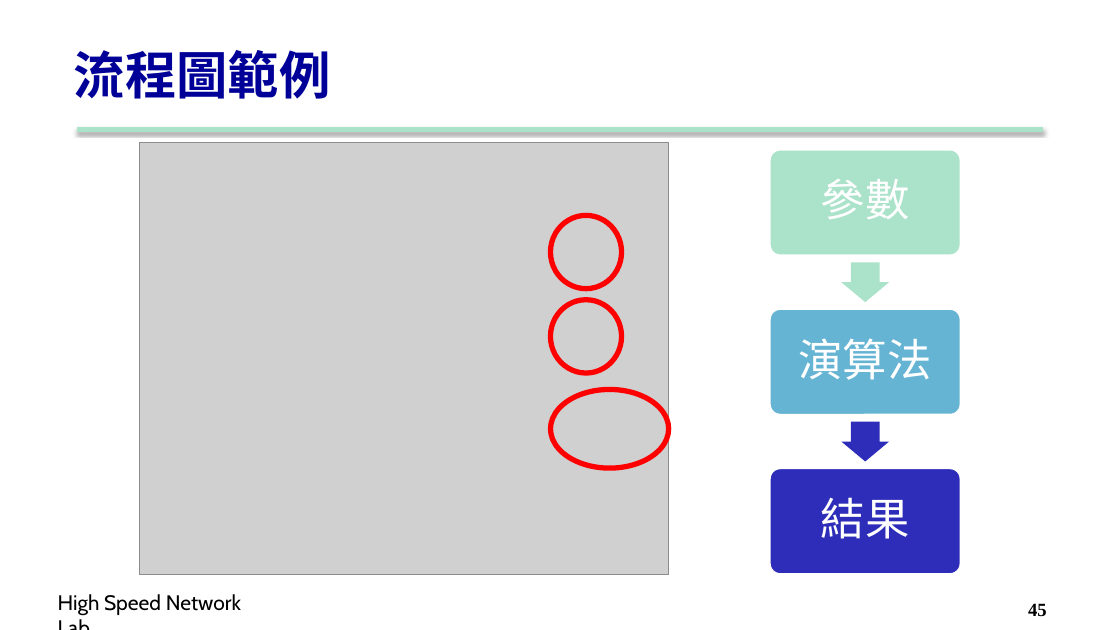
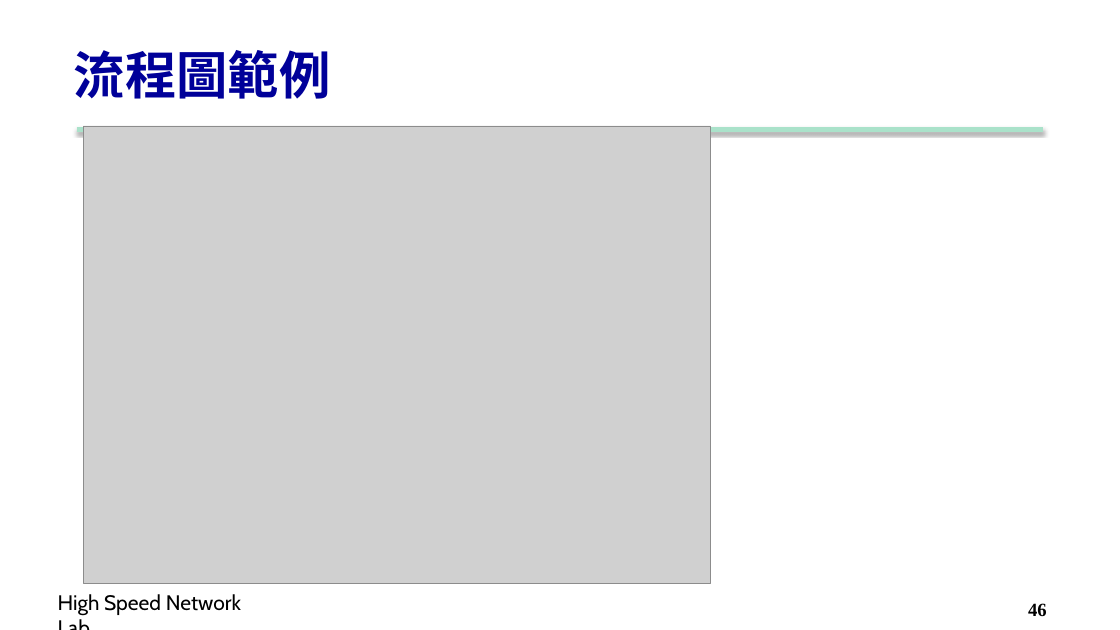
Before and after one commit to carina419/NTUST, a slide deck: slide 46 of MI5014701 科技研究與論文寫作 Technology Research and Thesis Writing/5. Notation-Algorithm.pptx (slide 45 before the commit). Drawn at 1120x630 pixels with LibreOffice and Linux fonts; fonts in the diff are those of the drawing; grey boxes stand for pictures; background and template pictures are left out. Boxes give left, top, right and bottom in pixels: in the first picture for what was removed or moved away, otherwise in the second. Text is boxed around its words. In the diff, an @@ line names an element or a change of style, - is before the commit and + after.

```diff
--- a/MI5014701 科技研究與論文寫作 Technology Research and Thesis Writing/5. Notation-Algorithm.pptx
+++ b/MI5014701 科技研究與論文寫作 Technology Research and Thesis Writing/5. Notation-Algorithm.pptx
@@ picture resized from (x1=139, y1=143, x2=669, y2=575) to (x1=83, y1=126, x2=711, y2=583) @@
@@ ellipse removed at (x1=550, y1=215, x2=622, y2=288) @@
@@ ellipse removed at (x1=550, y1=300, x2=622, y2=373) @@
@@ ellipse removed at (x1=550, y1=390, x2=669, y2=469) @@
@@ group removed at (x1=770, y1=150, x2=961, y2=574): 3 rounded rectangles, 3 texts, 2 right arrows @@
-參數
-演算法
-結果
@@ page number at (x1=1028, y1=603, x2=1047, y2=617): text changed @@
-45
+46
```
Also in this commit, not shown: 6 other slides changed, 3 slides added, 15 other files.
